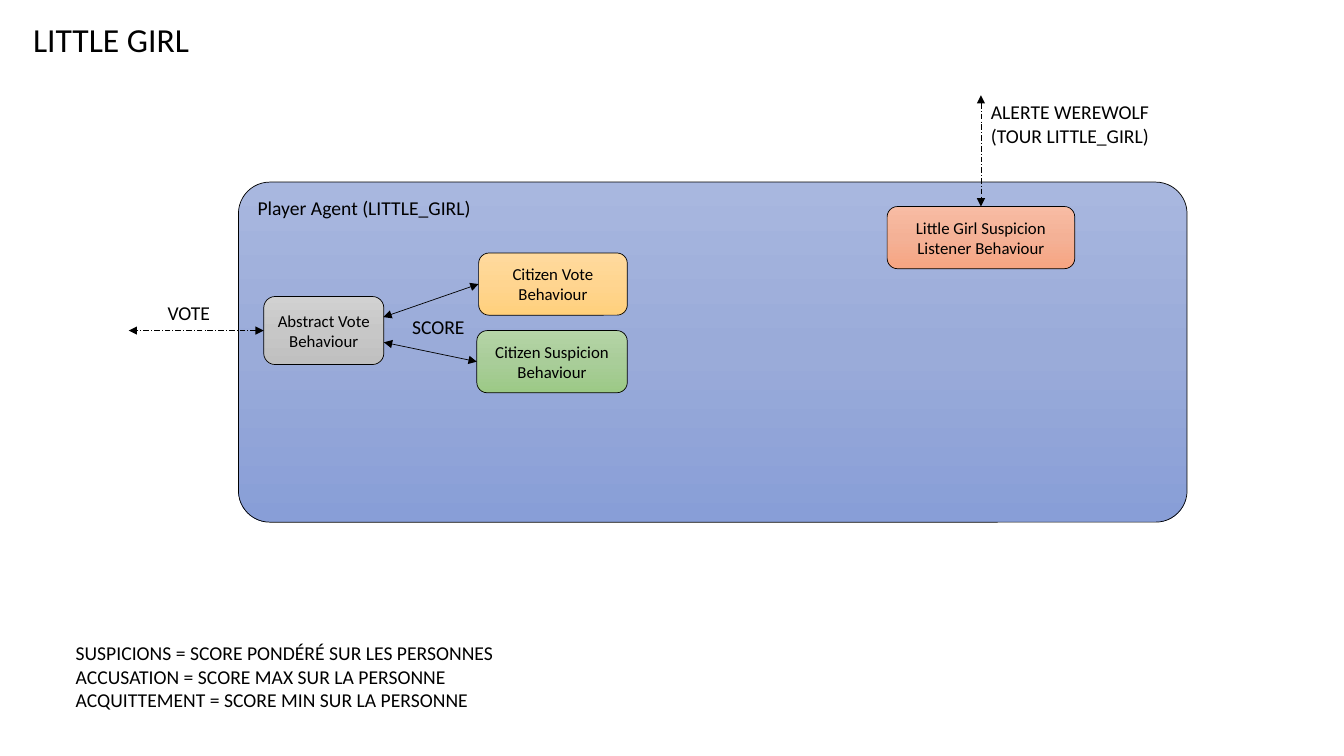
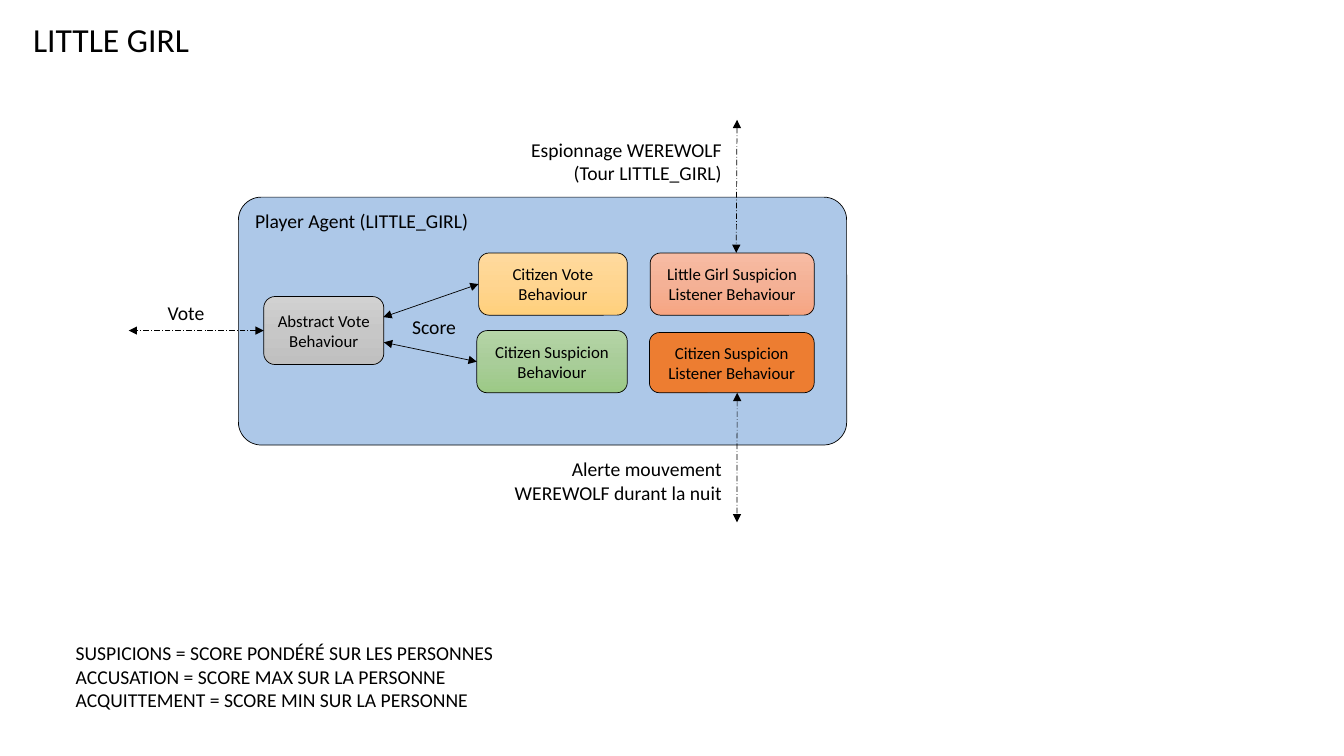
Before and after one commit to konamdav/Loup-Garou, a slide deck: slide 25 of README.pptx. Drawn at 1344x756 pixels with LibreOffice and Linux fonts; fonts in the diff are those of the drawing. Boxes give left, top, right and bottom in pixels: in the first picture for what was removed or moved away, otherwise in the second. Text is boxed around its words. In the diff, an @@ line names an element or a change of style, - is before the commit and + after.

```diff
--- a/README.pptx
+++ b/README.pptx
@@ text at <box>531,143,722,183</box>: text changed @@
-ALERTE WEREWOLF
-(TOUR LITTLE_GIRL)
+Espionnage WEREWOLF (Tour LITTLE_GIRL)
@@ double arrow moved from (981, 95) - (981, 207) to (737, 120) - (736, 253) @@
@@ rounded rectangle "Player Agent (LITTLE_GIRL)": place and size @@
-rounded rectangle "Player Agent (LITTLE_GIRL)" at <box>239,182,1188,522</box>
+rounded rectangle "Player Agent (LITTLE_GIRL)" at <box>239,198,847,446</box>
@@ rounded rectangle "Player Agent (LITTLE_GIRL)" at <box>239,198,847,446</box>: fill gradient #A8B7DF to #9AABD9 to #889ED7 to #ADC8E8 @@
@@ rounded rectangle "Little Girl Suspicion Listener Behaviour": place and size @@
-rounded rectangle "Little Girl Suspicion Listener Behaviour" at <box>887,207,1075,269</box>
+rounded rectangle "Little Girl Suspicion Listener Behaviour" at <box>650,253,815,316</box>
@@ text at <box>168,307,205,320</box>: text changed @@
-VOTE
+Vote
@@ text at <box>412,321,456,334</box>: text changed @@
-SCORE
+Score
@@ rounded rectangle added at <box>649,333,815,393</box>, fill #ED7D31, outline #000000 0.5 pt, 12 pt, text #000000 @@
+Citizen Suspicion Listener Behaviour
@@ double arrow added from (737, 393) to (737, 522), #000000 0.5 pt dashed @@
@@ text added at <box>515,462,722,500</box>, 14 pt, text #000000 @@
+Alerte mouvement
+WEREWOLF durant la nuit
```
Also in this commit, not shown: 8 other slides changed, 3 slides added.
